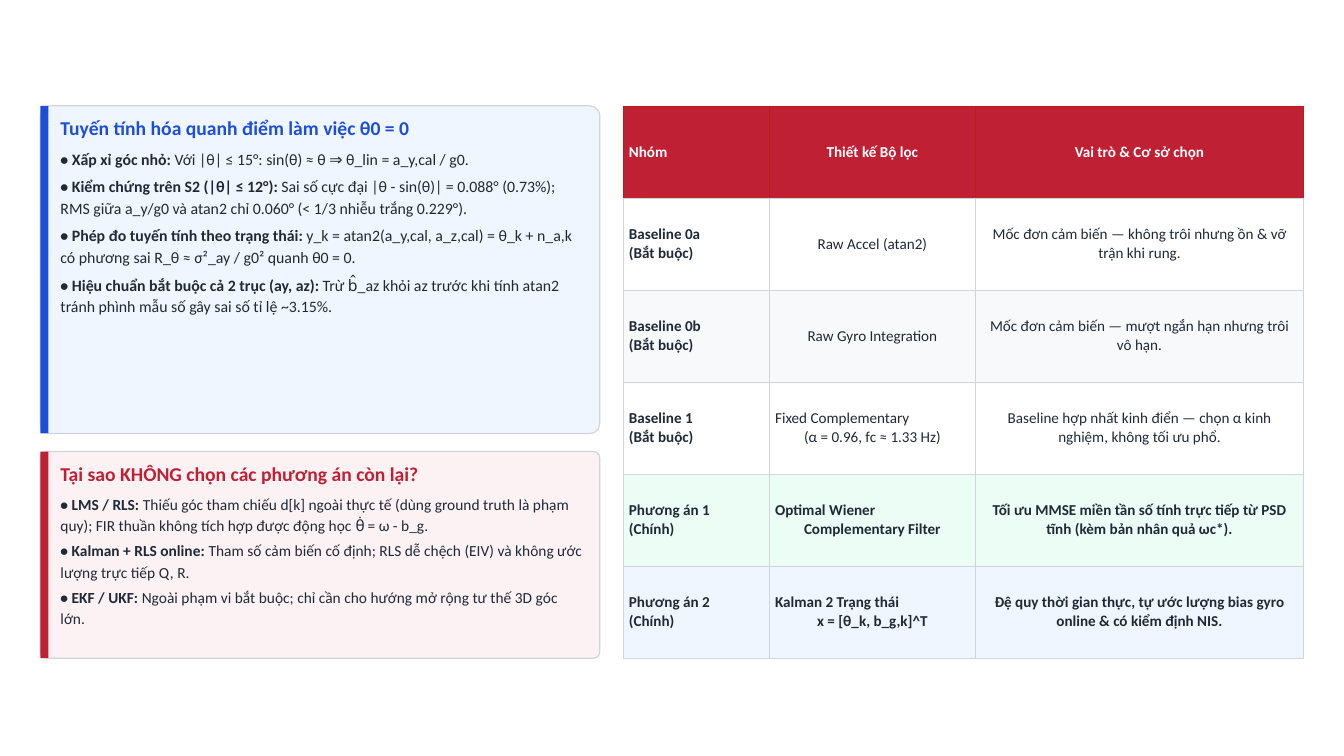
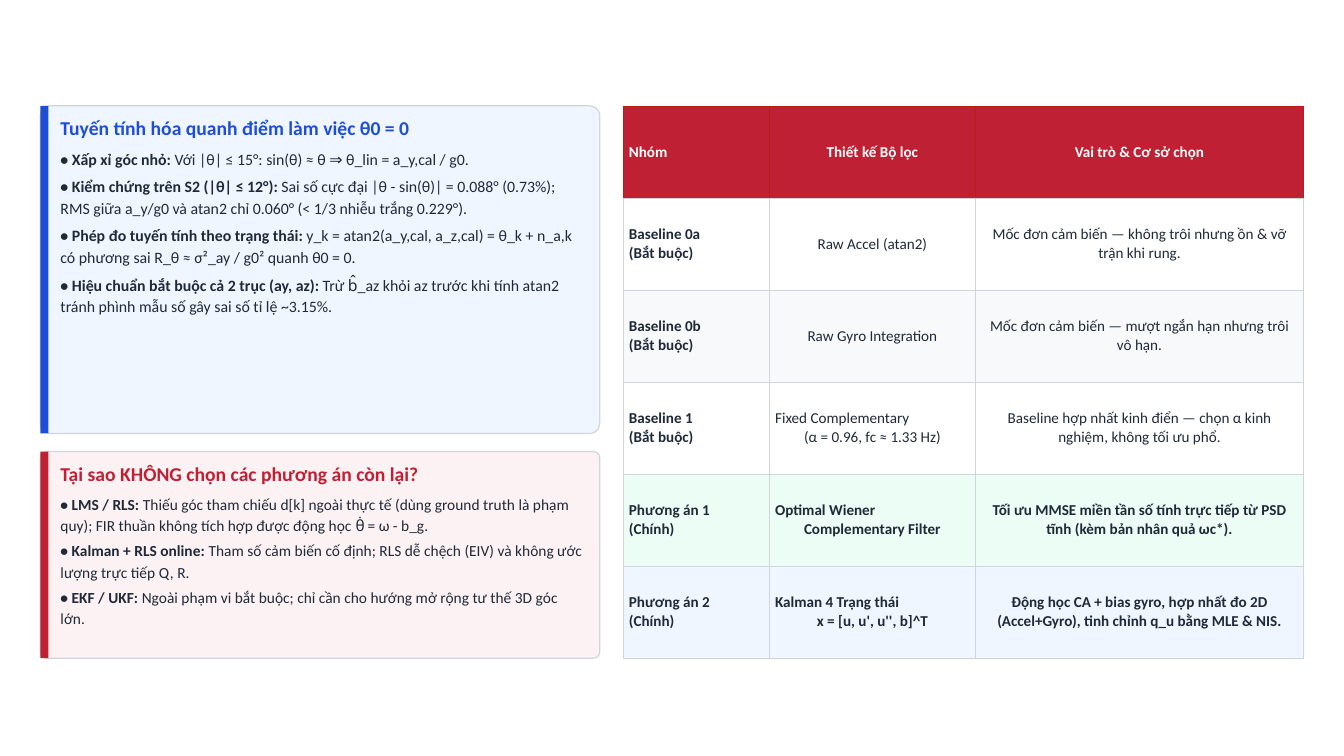
Before and after one commit to ducnguynx/mpu6050-model, a slide deck: slide 5 of outputs/slides/MPU6050_Roll_Estimation_Wiener_vs_Kalman.pptx. Drawn at 1344x756 pixels with LibreOffice and Linux fonts; fonts in the diff are those of the drawing; background and template pictures are left out. Boxes give left, top, right and bottom in pixels: in the first picture for what was removed or moved away, otherwise in the second. Text is boxed around its words. In the diff, an @@ line names an element or a change of style, - is before the commit and + after.

```diff
--- a/outputs/slides/MPU6050_Roll_Estimation_Wiener_vs_Kalman.pptx
+++ b/outputs/slides/MPU6050_Roll_Estimation_Wiener_vs_Kalman.pptx
@@ table at (623, 106, 1304, 658) @@
-row 6, column 2: Kalman 2 Trạng thái x = [θ_k, b_g,k]^T
+row 6, column 2: Kalman 4 Trạng thái x = [u, u', u'', b]^T
-row 6, column 3: Đệ quy thời gian thực, tự ước lượng bias gyro online & có kiểm định NIS.
+row 6, column 3: Động học CA + bias gyro, hợp nhất đo 2D (Accel+Gyro), tinh chỉnh q_u bằng MLE & NIS.
```
Also in this commit, not shown: 9 other slides changed, 11 other files.
